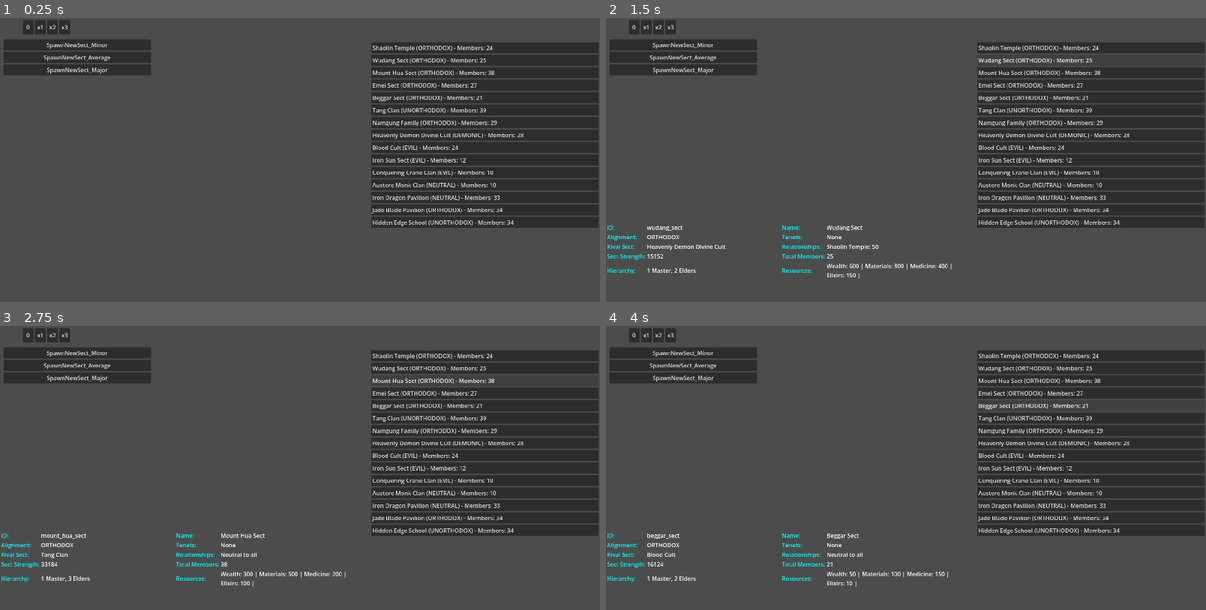
Above: before the commit, frames 1-4 (two rows, left to right).
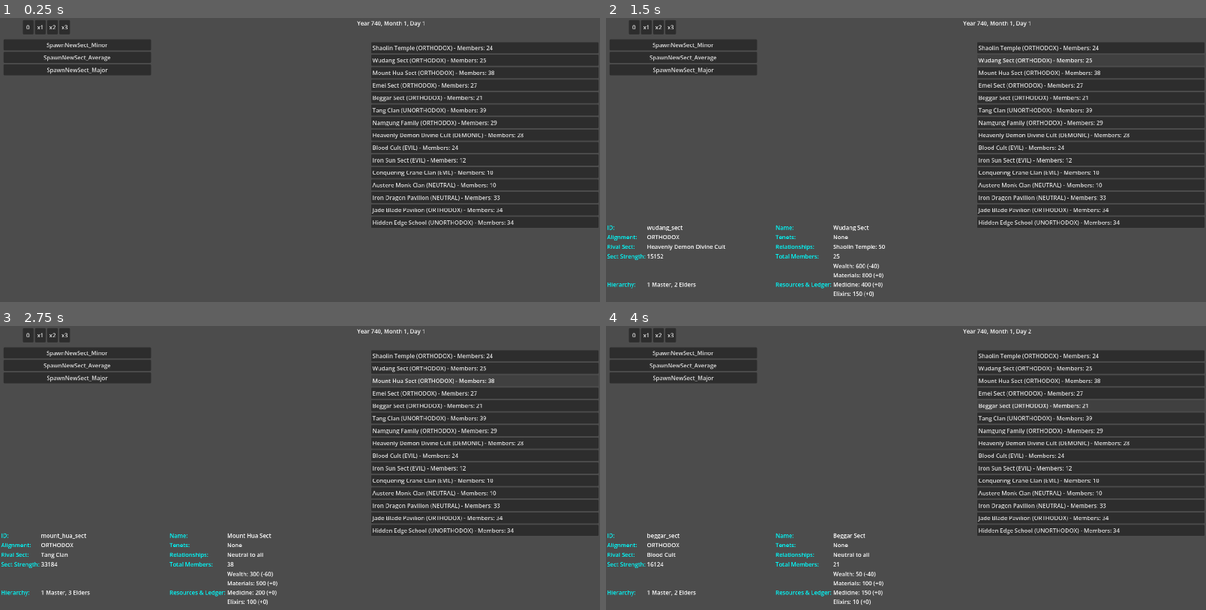
Above: after the commit, the same moments.

Repository: Chthonic-Studio/the_sect_master
Game: Godot game, scene res://Scenes/Debug/DEBUG_SectTestingGrounds.tscn
Two runs of this game, one before a commit and one after it. Both use one fixed random seed, a clock stepped at 60 frames per second and the inputs below. This scene is started directly instead of the project's main scene.
Inputs:
- Up to frame 1 (0.25 s): no input
- Up to frame 2 (1.5 s): click "Shaolin Temple (ORTHODOX) - M…" at 0.5 s; click "Wudang Sect (ORTHODOX) - Memb…" at 1.25 s
- Up to frame 3 (2.75 s): click "Mount Hua Sect (ORTHODOX) - M…" at 2 s
- Up to frame 4 (4 s): click "Emei Sect (ORTHODOX) - Member…" at 2.75 s; click "Beggar Sect (ORTHODOX) - Memb…" at 3.5 s

The runs differ from the first frame. In frame 1, less than 0.1% of the frame differs, in the area x 59-71%, y 1-4%; in frame 2, 1.3%, in the area x 0-71%, y 1-99%; in frame 3, 1.3%; in frame 4, 1.3%.

Commit message:
Add monthly tick and resource projections
Wire up monthly time controls and economic tick processing. Debug panel: add time controls and display updates, show projected monthly deltas beside current resource values. SimulationManager: listen for month_passed and broadcast a monthly tick to all active sects. SectDataContainer: implement process_monthly_tick to apply projected monthly deltas (with negative clamping and a Wealth-bankruptcy penalty that reduces Face) and add get_projected_monthly_deltas to compute yields, upkeeps, and elder stipend costs for UI/tooltips. These changes enable macro-monthly economy simulation and let the UI preview net monthly resource changes.

Diff:
--- a/Scripts/Debug/DEBUG_sect_testing_grounds.gd
+++ b/Scripts/Debug/DEBUG_sect_testing_grounds.gd
@@ -5,6 +5,12 @@
 @onready var btn_spawn_minor = $VBoxContainer/SpawnNewSect_Minor
 @onready var btn_spawn_average = $VBoxContainer/SpawnNewSect_Average
 @onready var btn_spawn_major = $VBoxContainer/SpawnNewSect_Major
+@onready var time_label: Label = $DEBUG_WorldTime
+
+@onready var btn_pause: Button = $DEBUG_TimePanel/"0"
+@onready var btn_x1: Button = $DEBUG_TimePanel/"x1"
+@onready var btn_x2: Button = $DEBUG_TimePanel/"x2"
+@onready var btn_x3: Button = $DEBUG_TimePanel/"x3"
 
 func _ready() -> void:
 	# Run World Gen immediately for debugging purposes
@@ -17,6 +23,26 @@
 	btn_spawn_minor.pressed.connect(func(): _spawn_debug_sect(SectGenerator.SectTier.MINOR))
 	btn_spawn_average.pressed.connect(func(): _spawn_debug_sect(SectGenerator.SectTier.AVERAGE))
 	btn_spawn_major.pressed.connect(func(): _spawn_debug_sect(SectGenerator.SectTier.MAJOR))
+
+	# Connect Time Controls
+	btn_pause.pressed.connect(func(): TimeManager.set_time_speed(TimeManager.Speed.PAUSED))
+	btn_x1.pressed.connect(func(): TimeManager.set_time_speed(TimeManager.Speed.NORMAL))
+	btn_x2.pressed.connect(func(): TimeManager.set_time_speed(TimeManager.Speed.FAST))
+	btn_x3.pressed.connect(func(): TimeManager.set_time_speed(TimeManager.Speed.SUPER_FAST))
+
+	# Connect Time Manager Signals
+	TimeManager.day_passed.connect(_on_day_passed)
+	TimeManager.month_passed.connect(func(_m): _update_time_display())
+	TimeManager.year_passed.connect(func(_y): _update_time_display())
+
+	_update_time_display()
+	TimeManager.set_time_speed(TimeManager.Speed.NORMAL)
+
+func _update_time_display() -> void:
+	time_label.text = TimeManager.get_date_string()
+
+func _on_day_passed(_day: int) -> void:
+	_update_time_display()
 
 func _spawn_debug_sect(tier: int) -> void:
 	# Generates a sect, which automatically registers itself in the SimulationManager
@@ -102,7 +128,15 @@
 	add_label.call("Hierarchy:", "%d Master, %d Elders" % [master_count, elder_count])
 
 	var res_string = ""
+	var projected_deltas = sect.get_projected_monthly_deltas()
+
 	for r_enum in sect.resources:
-		var r_name = Definitions.ResourceType.keys()[r_enum]
-		res_string += "%s: %d | " % [r_name.capitalize(), sect.resources[r_enum]]
-	add_label.call("Resources:", res_string)
+		var r_name = Definitions.ResourceType.keys()[r_enum].capitalize()
+		var current_val = sect.resources[r_enum]
+		var delta = projected_deltas[r_enum]
+
+		# Format it like "Wealth: 500 (+15)" or "Wealth: 500 (-20)"
+		var sign_str = "+" if delta >= 0 else ""
+		res_string += "%s: %d (%s%d)\n" % [r_name, current_val, sign_str, delta]
+
+	add_label.call("Resources & Ledger:", res_string)
--- a/Scripts/Globals/Managers/simulation_manager.gd
+++ b/Scripts/Globals/Managers/simulation_manager.gd
@@ -11,6 +11,7 @@
 
 func _ready() -> void:
 	TimeManager.day_passed.connect(_on_day_passed)
+	TimeManager.month_passed.connect(_on_month_passed)
 
 ## Broadcasts the daily tick to all active characters and sects in the simulation
 func _on_day_passed(_day: int) -> void:
@@ -28,6 +29,13 @@
 	for s_id in active_sect_keys:
 		if sect_repo.has(s_id):
 			sect_repo[s_id].process_daily_tick(current_total_days)
+
+## Broadcasts the macro monthly tick to all active sects
+func _on_month_passed(_month: int) -> void:
+	var active_sect_keys = sect_repo.keys().duplicate()
+	for s_id in active_sect_keys:
+		if sect_repo.has(s_id):
+			sect_repo[s_id].process_monthly_tick()
 
 #region Character Management
 func register_character(char_data: CharacterData) -> void:
--- a/Scripts/Sects/sect_data_container.gd
+++ b/Scripts/Sects/sect_data_container.gd
@@ -217,6 +217,63 @@
 	if active_tenets.has(tenet_id):
 		active_tenets.erase(tenet_id)
 		tenet_removed.emit(self, tenet_id)
+
+#endregion
+
+#region Economy & Macro-Tick
+
+func process_monthly_tick() -> void:
+	var deltas = get_projected_monthly_deltas()
+
+	for r_enum in deltas:
+		resources[r_enum] += deltas[r_enum]
+
+		# Prevent negative resources and apply bankruptcy penalties
+		if resources[r_enum] < 0:
+			resources[r_enum] = 0
+
+			# If a sect goes bankrupt on Wealth, they lose Face in the Jianghu
+			if r_enum == Definitions.ResourceType.WEALTH:
+				stats[Definitions.SectStat.FACE] = clampi(stats[Definitions.SectStat.FACE] - 5, 0, 100)
+				# Future Hook: Emit a signal here to lower Elder loyalty/mood!
+
+## Calculates the net income/expenses for the sect.
+## Separated from the tick so the UI can safely read it for tooltips.
+func get_projected_monthly_deltas() -> Dictionary:
+	var deltas: Dictionary = {}
+	for r in Definitions.ResourceType.values():
+		deltas[r] = 0
+
+	# 1. Process Completed Buildings (Yields and Upkeeps)
+	for b_id in completed_buildings:
+		var b_data = DataManager.buildings_registry.get(b_id, {})
+
+		var yields = b_data.get("yields", {})
+		for res_key in yields:
+			var r_enum = Definitions.get_resource_enum(res_key)
+			if r_enum != -1:
+				deltas[r_enum] += yields[res_key]
+
+		var upkeep = b_data.get("monthly_upkeep", {})
+		for res_key in upkeep:
+			var r_enum = Definitions.get_resource_enum(res_key)
+			if r_enum != -1:
+				deltas[r_enum] -= upkeep[res_key]
+
+	# 2. Process Laws (Elder Stipends)
+	var elder_stipend_opt = active_laws.get("elder_stipends", "")
+	if elder_stipend_opt != "":
+		var law_data = DataManager.sect_laws_registry.get("elder_stipends", {})
+		var opt_data = law_data.get("options", {}).get(elder_stipend_opt, {})
+
+		var cost_per_elder = opt_data.get("cost_per_elder", 0)
+		var num_elders = members_by_rank.get(Definitions.SectRank.ELDER, []).size()
+
+		deltas[Definitions.ResourceType.WEALTH] -= (cost_per_elder * num_elders)
+
+	# 3. (Future Expansion) Base Taxes from controlled territory, tributary sects, etc.
+
+	return deltas
 
 #endregion
 
